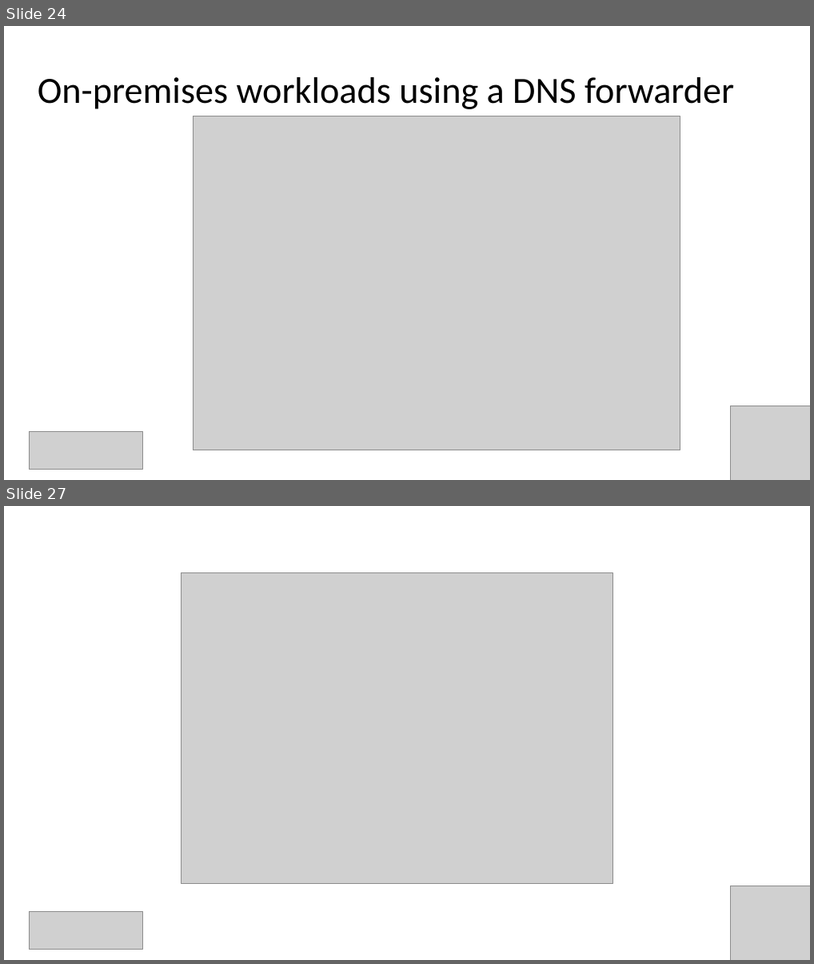
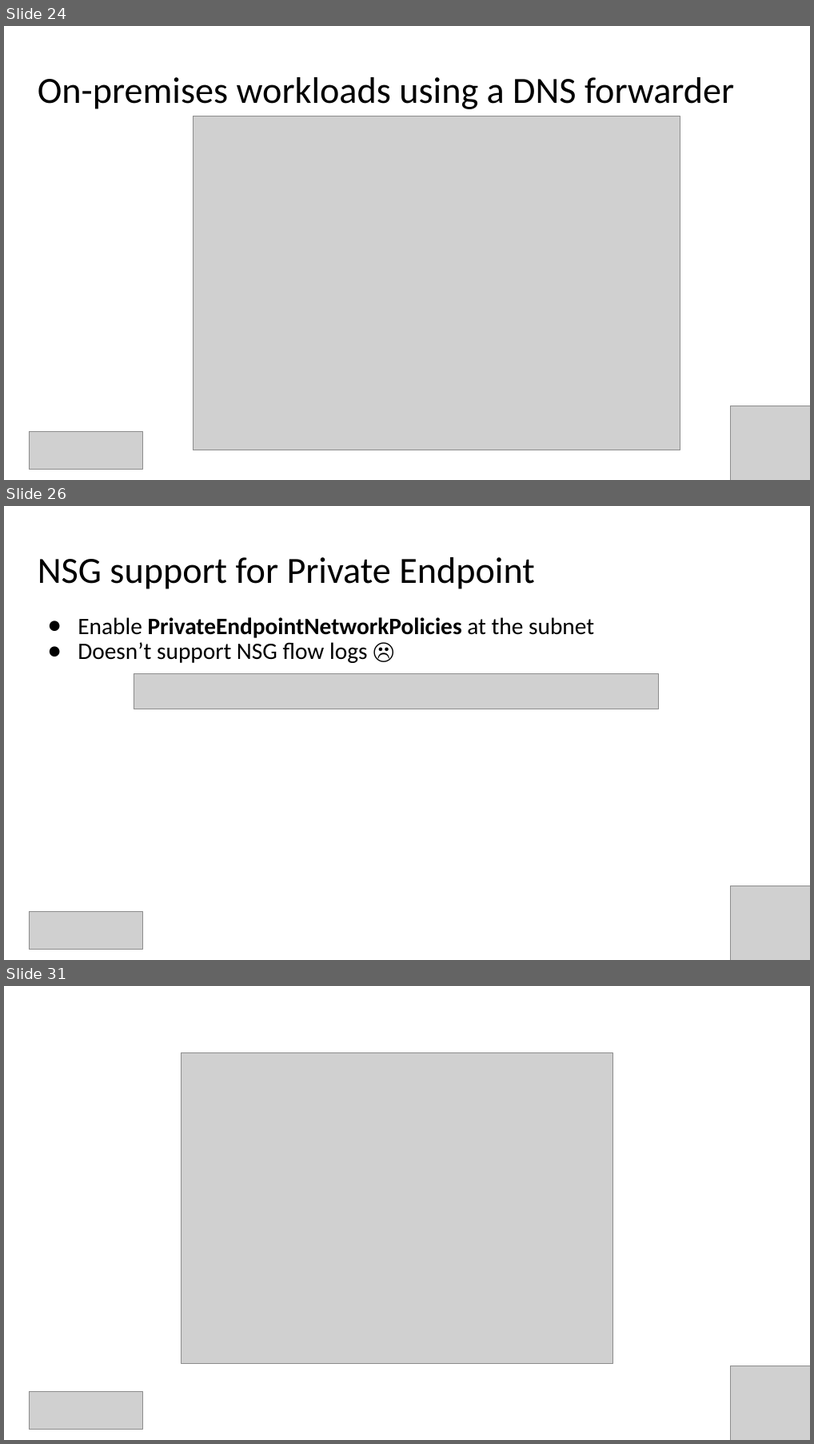
Before and after one commit to Infrastructure-AsCode/azure-private-links-labs, a slide deck: slides/private-links.pptx. Shown one above the other, each under a label of ours: slides 24 and 27 before the commit, slides 24, 26 and 31 after it; the slides between them are not shown. The pictures are 814x964 and 814x1444 pixels, drawn with LibreOffice and Linux fonts; fonts in the diff are those of the drawing; grey boxes stand for pictures. Boxes give left, top, right and bottom in pixels: in the first picture for what was removed or moved away, otherwise in the second. Text is boxed around its words. In the diff, an @@ line names an element or a change of style, - is before the commit and + after.

```diff
--- a/slides/private-links.pptx
+++ b/slides/private-links.pptx
@@ slide 26 added at [4,506,810,960], background #FFFFFF @@
@@ title added at [38,557,535,589], 44 pt, text #000000 @@
+NSG support for Private Endpoint
@@ text added at [78,617,594,663], 28 pt, text #000000 @@
+● Enable PrivateEndpointNetworkPolicies at the subnet
+● Doesn’t support NSG flow logs ☹
@@ picture added at [134,673,659,708] @@
@@ picture added at [731,885,810,960] @@
@@ picture added at [29,911,142,949] @@
@@ what was slide 27 is now slide 31 @@
```
Also in this commit, not shown: 4 slides changed, 3 other slides added, 1 other file.
